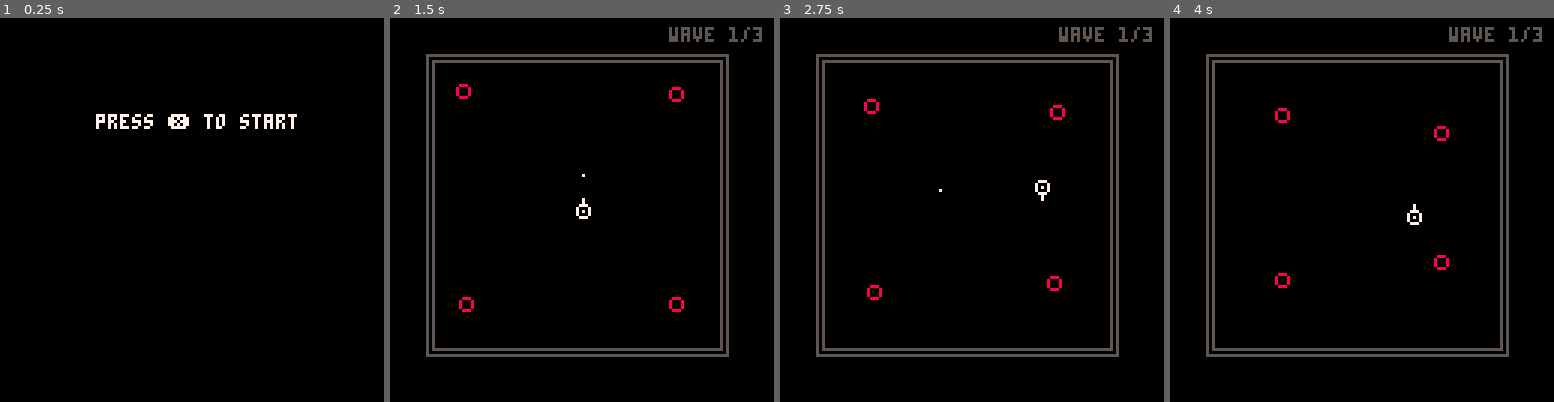
Above: before the commit, frames 1-4 (left to right).
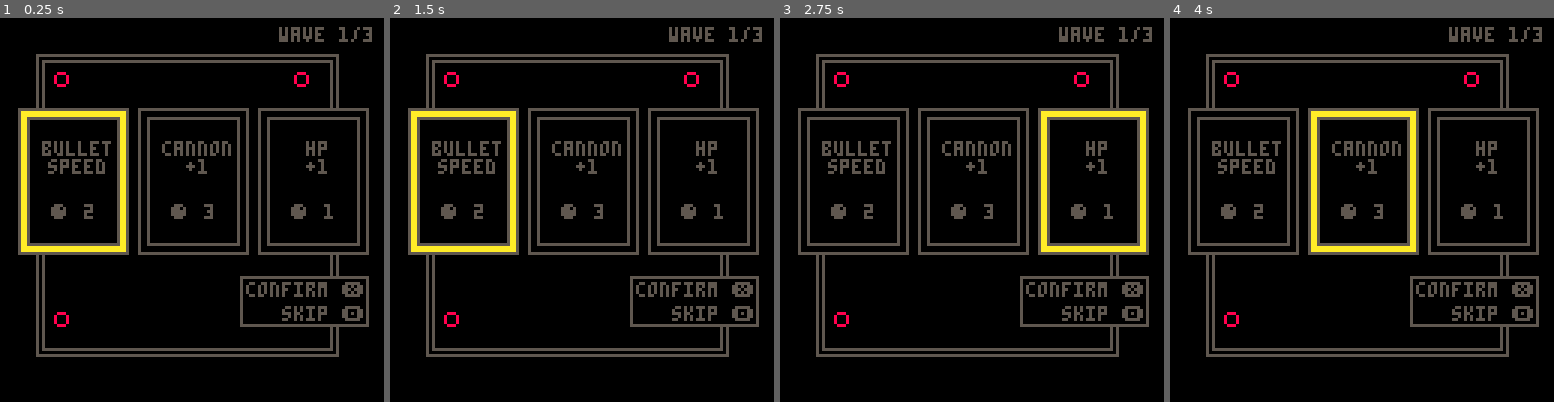
Above: after the commit, the same moments.

Repository: yeonghoey/pico-8
Game: PICO-8 cartridge gs/gs.p8
Same seed, same stepped clock (60 frames per second), same inputs: the game is played once before the commit and once after it.
Inputs:
- Up to frame 1 (0.25 s): no input
- Up to frame 2 (1.5 s): tap X (X key) at 0.33, 1.07 s; tap O (Z key) at 0.7 s
- Up to frame 3 (2.75 s): hold Right 1.6-2.1 s; tap O (Z key) at 1.7, 2.1, 2.5 s; tap X (X key) at 1.85 s; hold Up 2.15-2.42 s; hold Right from 2.47 s (still down)
- Up to frame 4 (4 s): tap O (Z key) at 2.9, 3.3, 3.7 s; tap X (X key) at 2.97 s; release Right at 3.03 s; hold Left 3.08-3.58 s; hold Down 3.63-3.97 s

The runs differ from the first frame. In frame 1, 16% of the frame differs, in the area x 4-97%, y 2-89%; in frame 2, 13%; in frame 3, 13%; in frame 4, 13%.

Commit message:
Working powerup ui

Diff:
--- a/gs/gs.p8
+++ b/gs/gs.p8
@@ -6,15 +6,15 @@
 cls()
 
 function _init()
-	scene=tscene:new{}
+	main=tmain:new{}
 end
 
 function _update()
-	scene:update()
+	main:update()
 end
 
 function _draw()
-	scene:draw()
+	main:draw()
 end
 -->8
 -- core
@@ -48,15 +48,28 @@
 	end
 end
 
+function printc(str,x,y,col)
+	print(str,
+		x-#str*2,
+		y-3,col)
+end
+
 
 -->8
 -- game
 
-tscene=tclass{
-	init=function(s)
-		title=ttitle:new{}
-		main=tmain:new{}
-		s.state=title
+tmain=tclass{
+	init=function(s)
+		hud=thud:new{}
+		game=tgame:new{}
+		powerup=tpowerup:new{}
+		s.state_title=
+			tmain_title:new{}
+		s.state_running=
+			tmain_running:new{}
+		s.state_powerup=
+			tmain_powerup:new{}
+		s.state=s.state_powerup
 	end,
 
 	update=function(s)
@@ -68,7 +81,7 @@
 	end,
 }
 
-ttitle=tclass{
+tmain_title=tclass{
 	init=function(s)
 		s.pressx=tlabel:new{
 			str="press ❎ to start",
@@ -81,13 +94,38 @@
 
 	update=function(s)
 		if btnp(5) then
-			scene.state=main
+			main.state=
+				main.state_running
 		end
 	end,
 
 	draw=function(s)
 		cls()
 		s.pressx:draw()
+	end,
+}
+
+tmain_running=tclass{
+	update=function(s)
+		game:update()
+		hud:update()
+	end,
+
+	draw=function(s)
+		cls()
+		game:draw()
+		hud:draw()
+	end,
+}
+
+tmain_powerup=tclass{
+	update=function(s)
+		powerup:update()
+	end,
+	draw=function(s)
+		game:draw()
+		hud:draw()
+		powerup:draw()
 	end,
 }
 
@@ -106,21 +144,135 @@
 	end,
 }
 
-tmain=tclass{
-	init=function(s)
-		hud=thud:new{}
-		game=tgame:new{}
-	end,
-
-	update=function(s)
-		game:update()
-		hud:update()
-	end,
-
-	draw=function(s)
-		cls()
-		game:draw()
-		hud:draw()
+tpowerup=tclass{
+	mar_x=6,
+	pad_x=4,
+	y0=30,
+	win_h=48,
+	wincol=5,
+	curcol=10,
+
+	init=function(s)
+		s.win_w=(128
+			-s.mar_x*2
+			-s.pad_x*2)/3
+		s.cur=1
+		s.items={
+			{
+				lines={
+					"bullet","speed",
+				},
+				cost=2,
+			},
+			{
+				lines={
+					"cannon","+1",
+				},
+				cost=3,
+			},
+			{
+				lines={
+					"hp","+1",
+				},
+				cost=1
+			},
+		}
+	end,
+
+	update=function(s)
+		if btnp(0) then
+			s.cur-=1
+		end
+		if btnp(1) then
+			s.cur+=1
+		end
+		s.cur=mid(1,s.cur,3)
+	end,
+
+	draw=function(s)
+		s:draw_slot(1)
+		s:draw_slot(2)
+		s:draw_slot(3)
+		s:draw_cursor()
+		s:draw_guide()
+	end,
+
+	draw_slot=function(s,num)
+		s:draw_window(num)
+		s:draw_item(num)
+	end,
+
+	draw_window=function(s,num)
+		rect(
+			s:winarg(num,0,s.wincol))
+		rectfill(
+			s:winarg(num,1,0))
+		rect(
+			s:winarg(num,3,s.wincol))
+	end,
+
+	draw_item=function(s,num)
+		local item=s.items[num]
+		local x0,y0,x1,y1=
+			s:winarg(num,0)
+		s:draw_item_lines(
+			item.lines,x0,y0,x1,y1)
+		s:draw_item_cost(
+			item.cost,x0,y0,x1,y1)
+	end,
+
+	draw_item_lines=function(s,
+			lines,x0,y0,x1,y1)
+		local n=#lines
+		local xc=(x0+x1)/2+2
+		local yc=y0+20
+		for i=1,n do
+			local yos=-n*3+(i-1)*6
+			printc(lines[i],
+				xc,yc+yos,s.wincol)
+		end
+	end,
+
+	draw_item_cost=function(s,
+			cost,x0,y0,x1,y1)
+		local xc=(x0+x1)/2-2
+		local yc=y0+35
+		printc("● "..cost,
+			xc,yc,s.wincol)
+	end,
+
+	draw_cursor=function(s)
+		rect(
+			s:winarg(
+				s.cur,1,s.curcol))
+		rect(
+			s:winarg(
+				s.cur,2,s.curcol))
+	end,
+
+	draw_guide=function(s)
+		local x0,y0=80,86
+		local x1,y1=x0+42,y0+16
+		rectfill(x0,y0,x1,y1,
+			s.wincol)
+		rectfill(x0+1,y0+1,x1-1,y1-1,
+			0)
+		print("confirm ❎",
+			x0+2,y0+2,s.wincol)
+		print("skip 🅾️",
+			x0+14,y0+10,s.wincol)
+	end,
+
+	winarg=function(
+			s,num,os,col)
+		local x0=
+			s.mar_x+
+			s.pad_x*(num-1)+
+			s.win_w*(num-1)+os
+		local x1=x0+s.win_w-os*2
+		local y0=s.y0+os
+		local y1=y0+s.win_h-os*2
+		return x0,y0,x1,y1,col
 	end,
 }
 
@@ -143,11 +295,11 @@
 }
 
 tlabel_wave=tlabel{
-			str="wave 0/0",
-			align="right",
-			x=125,
-			y=3,
-			col=5,
+	str="wave 0/0",
+	align="right",
+	x=125,
+	y=3,
+	col=5,
 
 	init=function(s)
 		s.animval_col=tanimval:new{
@@ -164,7 +316,7 @@
 	blink=function(s)
 		s.animval_col:play()
 	end,
-		}
+}
 
 tanimval=tclass{
 	default=nil,
@@ -365,7 +517,7 @@
 	end,
 
 	on_hit=function(s)
-		sfx(sfx_hit)
+ 		sfx(sfx_hit)
 	end,
 
 	on_collide=function(s)
